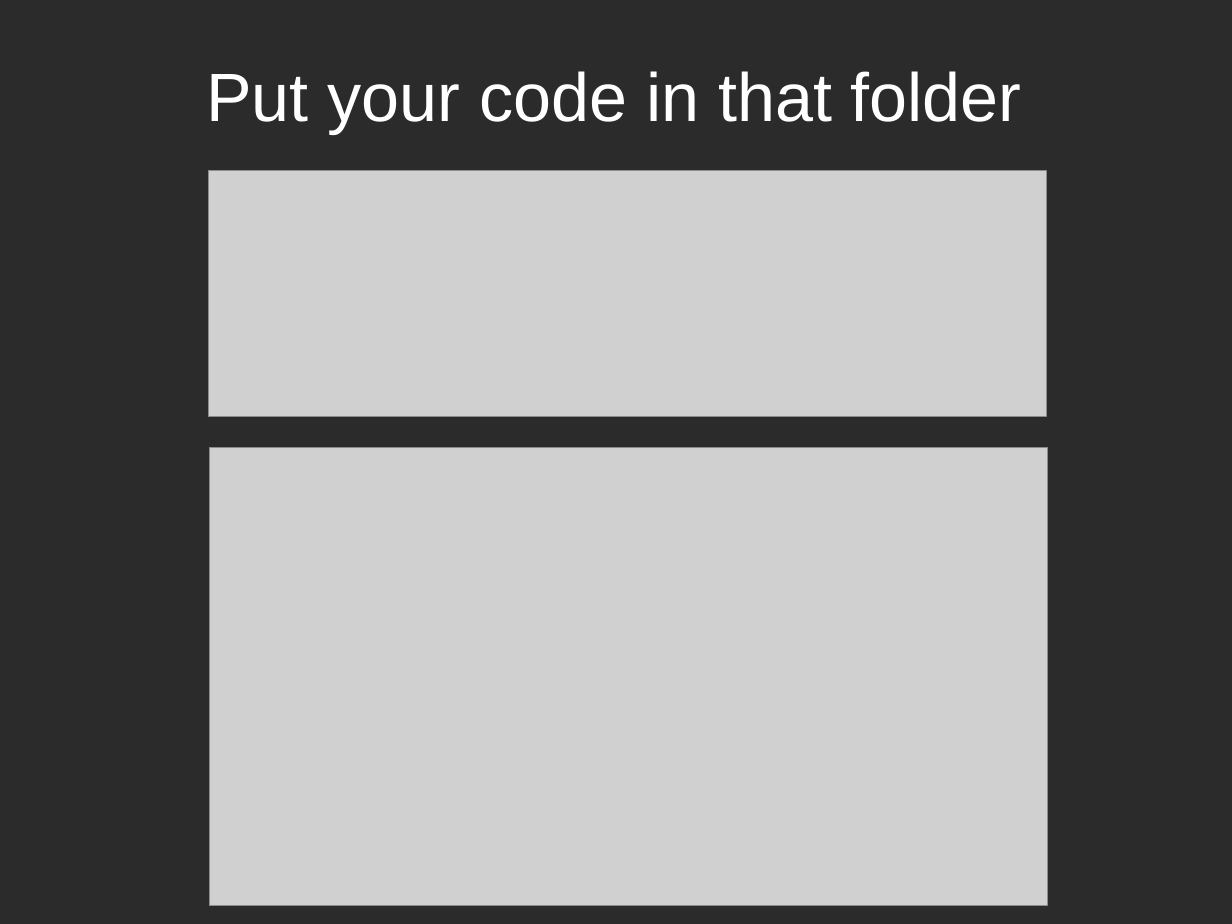
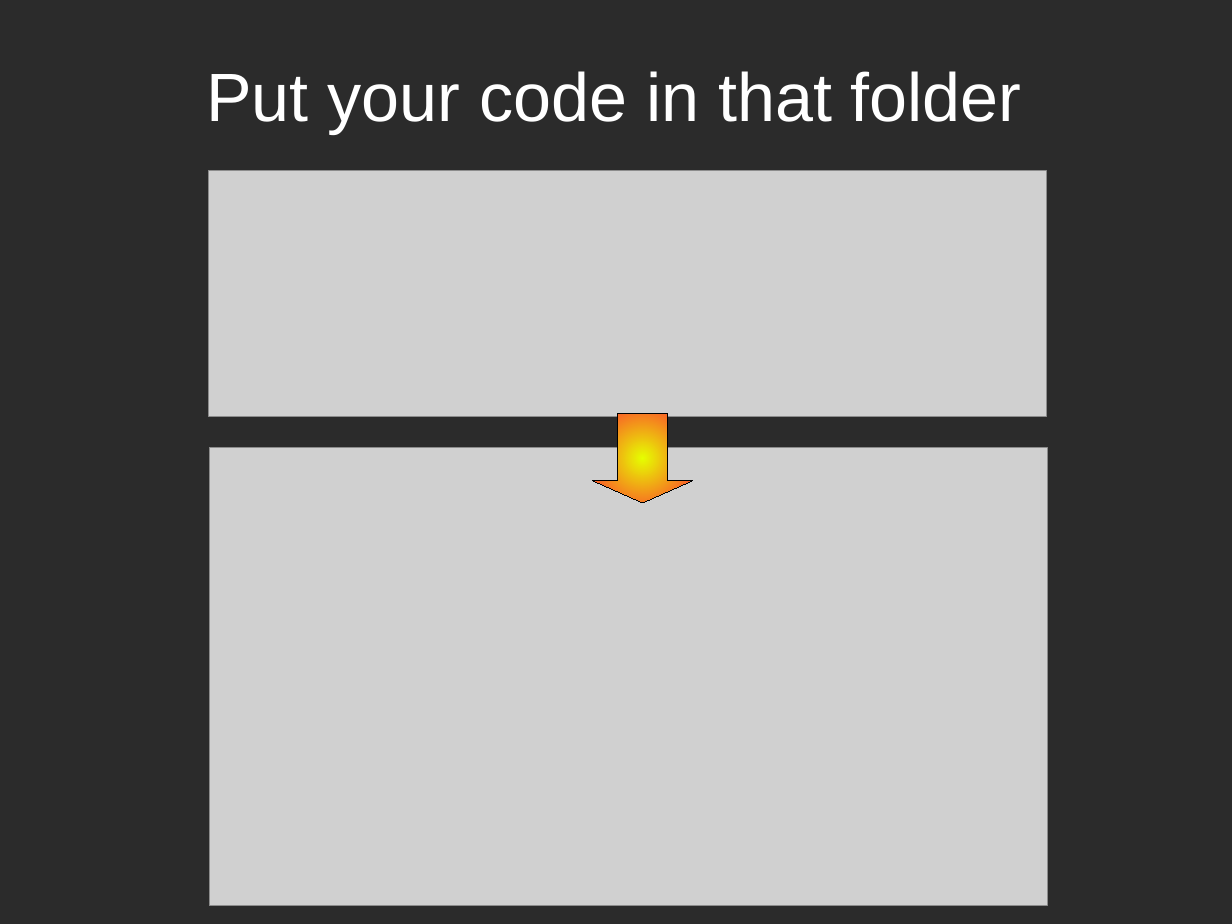
Before and after one commit to richelbilderbeek/PresentationsAboutR, a slide deck: slide 19 of ProfessionalRdevelopment/ProfessionalRDevelopment.odp. Drawn at 1232x924 pixels with LibreOffice and Linux fonts; fonts in the diff are those of the drawing; grey boxes stand for pictures; background and template pictures are left out; a plain dark background stands for a picture behind light text. Boxes give left, top, right and bottom in pixels: in the first picture for what was removed or moved away, otherwise in the second. Text is boxed around its words. In the diff, an @@ line names an element or a change of style, - is before the commit and + after.

```diff
--- a/ProfessionalRdevelopment/ProfessionalRDevelopment.odp
+++ b/ProfessionalRdevelopment/ProfessionalRDevelopment.odp
@@ down arrow added at [593,414,693,503], fill gradient #E6FF00 to #FF3333, outline #000000 0 pt @@
```
Also in this commit, not shown: 5 other slides changed, 2 slides added, 1 other file.
